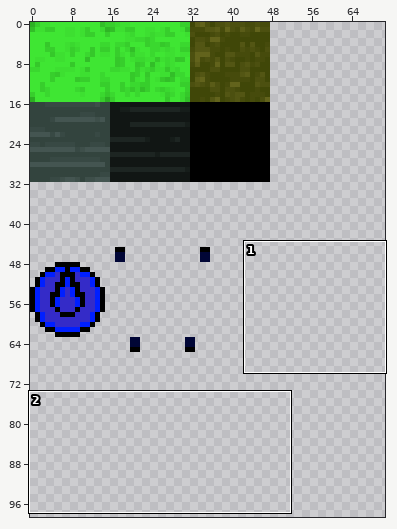
Two versions of one sprite sheet, robotycy_i_magicy/assets/textures.png. Above, an overview of the earlier version with the close-up marked.
Close-up. Before:
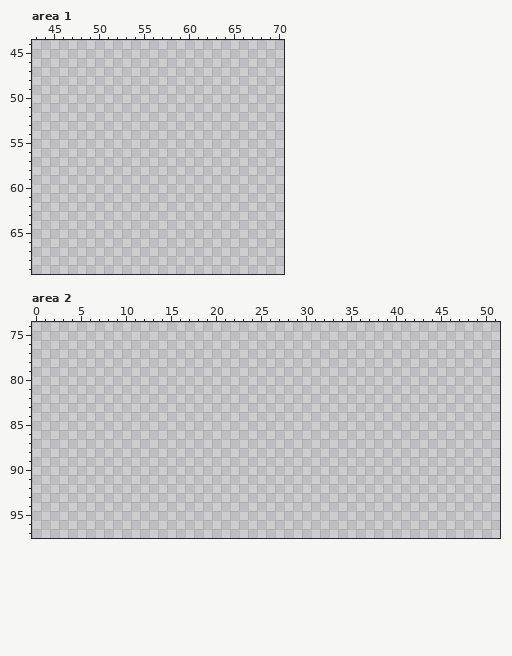
The file is 320x320 pixels. Colours within 5 levels of each other are drawn and written as one. Shown: area 1: x 43..70, y 44..69; area 2: x 0..51, y 74..97. The wide view leaves out empty margins.
New version:
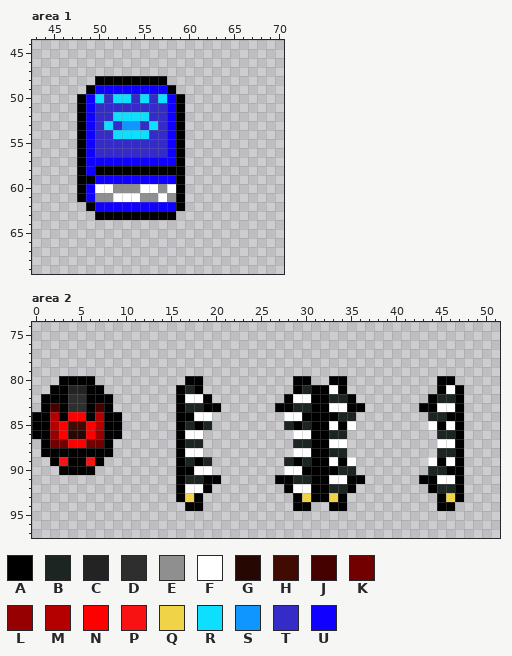
Palette (. is transparent): A #000000  B #1d2522  C #232323  D #2e2e2e  E #8f8f8f  F #ffffff  G #270702  H #3f0b02  J #450000  K #720000  L #970000  M #b50000  N #ff0000  P #f81212  Q #f1d347  R #0fdfff  S #0f97ff  T #342bc8  U #0f00ff
The edit:
Area 1:
y 48: x 50..57 ........ -> AAAAAAAA
y 49: x 49..58 .......... -> AUUUUUUUUA
y 50: x 48..59 ............ -> AURTRRTRTRUA
y 51: x 48..59 ............ -> AUTTTTTTTTUA
y 52: x 48..59 ............ -> AUTTRRRRTTUA
y 53: x 48..59 ............ -> AUTRTSSTRTUA
y 54: x 48..59 ............ -> AUTTRRRRTTUA
y 55..56: x 48..59 ............ -> AUTTTTTTTTUA
y 57: x 48..59 ............ -> AUUUUUUUUUUA
y 58: x 48..59 ............ -> AUAAAAAAAAAA
y 59: x 48..59 ............ -> AAUUUUUUUUUA
y 60: x 48..59 ............ -> AUFFEEEFFEFA
y 61: x 48..59 ............ -> AUEEFFFEEFEA
y 62: x 49..59 ........... -> AUUUUUUUUUA
y 63: x 50..58 ......... -> AAAAAAAAA
Area 2:
y 80: x 3..6 .... -> AAAA; x 17..18 .. -> AA; x 29..30 .. -> AA; x 33..34 .. -> AA; x 45..46 .. -> AA
y 81: x 2..7 ...... -> AACCAA; x 16..18 ... -> ABA; x 29..34 ...... -> ABAAFA; x 45..47 ... -> AFA
y 82: x 1..8 ........ -> AAADDAAA; x 16..19 .... -> AFFA; x 28..35 ........ -> AFFAABBA; x 44..47 .... -> ABBA
y 83: x 1..8 ........ -> AJADDAJA; x 16..20 ..... -> ABBAA; x 27..36 .......... -> AABBAAFFAA; x 43..47 ..... -> AAFFA
y 84: x 0..9 .......... -> AAMANNAMAA; x 16..19 .... -> AAFF; x 28..35 ........ -> FFAAAABB; x 44..47 .... -> BBAA
y 85: x 0..9 .......... -> AAMNHHNMAA; x 16..19 .... -> ABAB; x 28..35 ........ -> BABAAFAF; x 44..47 .... -> FAFA
y 86: x 0..9 .......... -> AALNGGNLAA; x 16..18 ... -> AFF; x 29..34 ...... -> FFAABB; x 45..47 ... -> BBA
y 87: x 1..8 ........ -> AKKNNKKA; x 16..18 ... -> ABB; x 29..34 ...... -> BBAAFF; x 45..47 ... -> FFA
y 88: x 1..8 ........ -> AAAAAAAA; x 16..18 ... -> AFF; x 29..34 ...... -> FFAABB; x 45..47 ... -> BBA
y 89: x 2..7 ...... -> APAAPA; x 16..19 .... -> ABAB; x 28..35 ........ -> BABAAFAF; x 44..47 .... -> FAFA
y 90: x 3..6 .... -> AAAA; x 16..19 .... -> AAFF; x 28..35 ........ -> FFAAAABB; x 44..47 .... -> BBAA
y 91: x 16..20 ..... -> ABBAA; x 27..36 .......... -> AABBAAFFAA; x 43..47 ..... -> AAFFA
y 92: x 16..19 .... -> AFFA; x 28..35 ........ -> AFFAABBA; x 44..47 .... -> ABBA
y 93: x 16..18 ... -> AQA; x 29..34 ...... -> AQAAQA; x 45..47 ... -> AQA
y 94: x 17..18 .. -> AA; x 29..30 .. -> AA; x 33..34 .. -> AA; x 45..46 .. -> AA
Pixel boxes of the changes (left, top, right, bottom) in both close-ups:
added: (77, 76, 185, 220)
added: (32, 376, 122, 475)
added: (176, 376, 221, 511)
added: (275, 376, 365, 511)
added: (419, 376, 464, 511)
